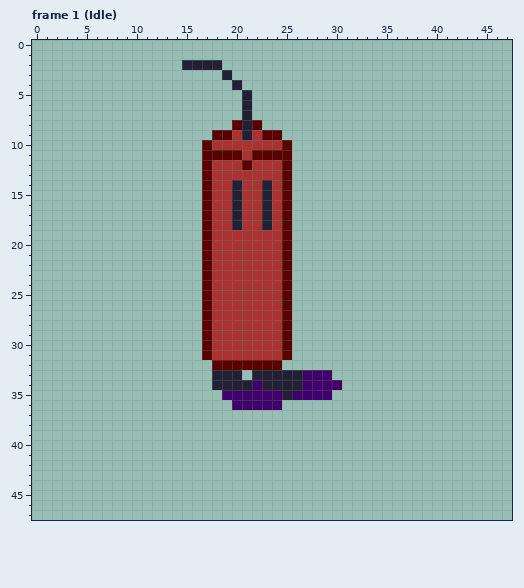
Two versions of one pixel-art file, Sprites/Mecherito.aseprite. The first picture shows the starting point.
48x48 pixels, 40 frames. Shown: frame 1 (Idle). The commit also changed other frames, which this record leaves out.
And afterwards:
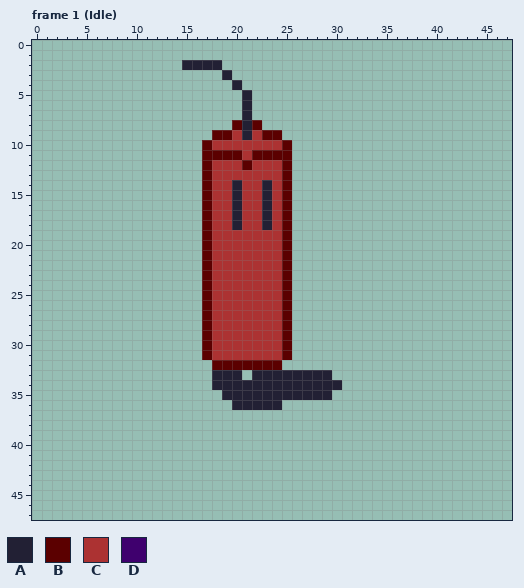
Palette (. is transparent): A #222034  B #5b0000  C #ac3232  D #3f006e
Author's note on the commit: mecherito sprite fix and blink shader time constant
Diff:
Frame 1 (Idle):
Colour D gives way to colour A in row 33 at x 27 to 29; in row 34 at x 22 and 27 to 30; in row 35 at x 19 to 24 and 26 to 29; in row 36 at x 20 to 24.
Where, in picture pixels (left, top, right, bottom), the same in both pictures:
changed: (222, 370, 342, 410)
